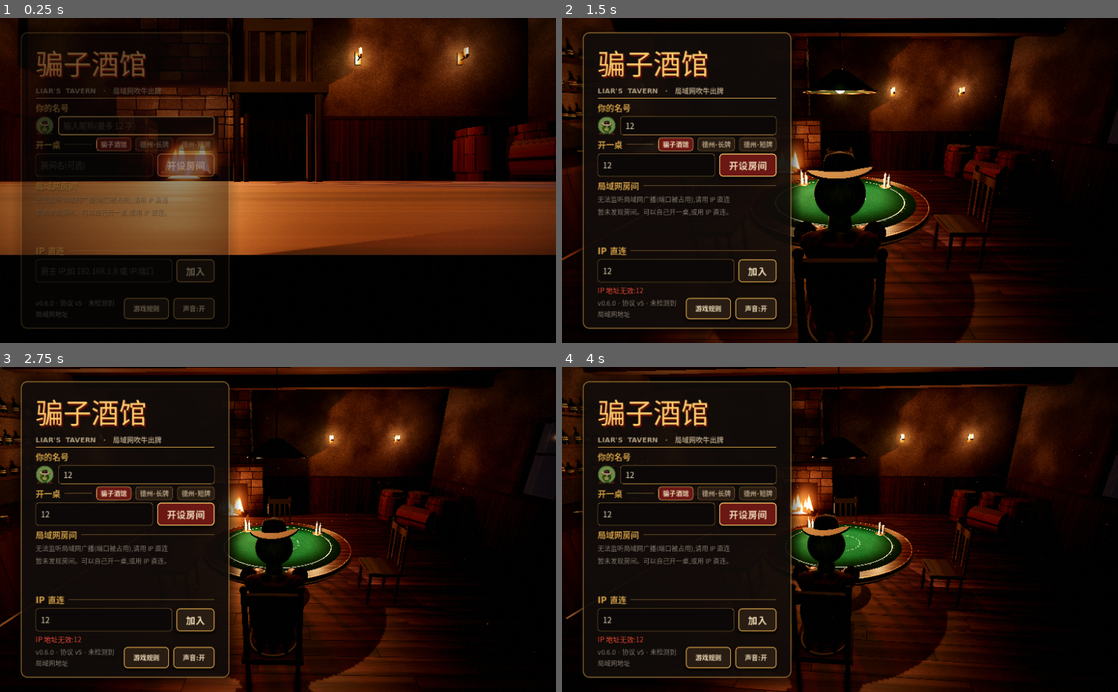
Above: before the commit, frames 1-4 (two rows, left to right).
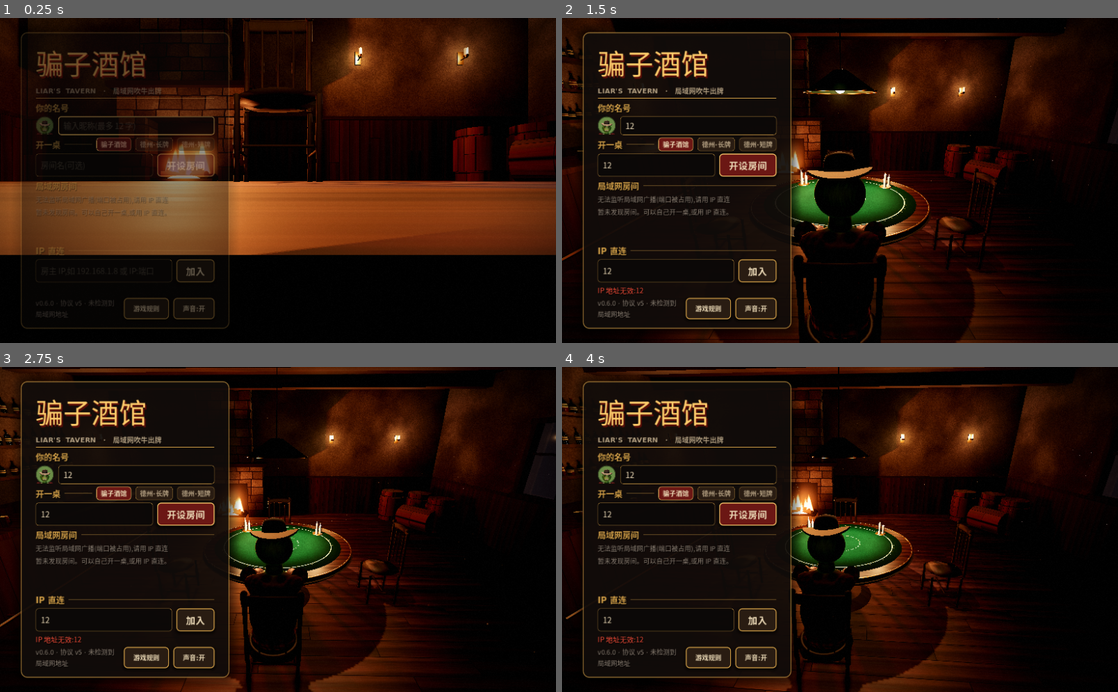
Above: after the commit, the same moments.

Repository: BoAsir/liars-tavern
Game: Godot game, scene res://src/ui/main.tscn
Two runs of this game, one before a commit and one after it. Both use one fixed random seed, a clock stepped at 60 frames per second and the inputs below.
Inputs (mouse positions are in pixels of both pictures, inside the frame that each line leads up to):
- Up to frame 1 (0.25 s): no input
- Up to frame 2 (1.5 s): click (701, 125) at 0.52 s; type "12" at 0.6 s; click (656, 164) at 0.75 s; type "12" at 0.83 s; click (667, 271) at 0.98 s; type "12" at 1.07 s; tap Enter (ui_accept) at 1.25 s; move the mouse to (962, 164) at 1.27 s; hold Right (ui_right) from 1.28 s (still down); hold Shift from 1.28 s (still down); click (962, 164) at 1.42 s
- Up to frame 3 (2.75 s): tap Enter (ui_accept) at 1.52 s; release Right (ui_right) at 2 s; release Shift at 2 s; drag from (166, 545) to (250, 594) at 2.02 s
- Up to frame 4 (4 s): move the mouse to (895, 458) at 2.77 s; hold Right (ui_right) 2.78-3.5 s; tap Ctrl at 2.85 s; drag from (812, 594) to (673, 480) at 3.52 s

The runs differ from the first frame. In frame 1, 1.2% of the frame differs, in the area x 40-60%, y 0-51%; in frame 2, 1.0%; in frame 3, 0.7%; in frame 4, 0.6%.

Commit message:
feat: 椅子改为共享车削温莎椅(鞍形座面、车削腿与靠背柱、三根纺锤杆、弧形顶梁、横撑;布局尺寸不变,1284 面;竖直木件木纹顺长度走)
Co-Authored-By: Claude Opus 5.5 <noreply@anthropic.com>

Diff:
--- /dev/null
+++ b/src/world/chair_builder.gd
@@ -0,0 +1,82 @@
+class_name ChairBuilder
+# 酒客的椅子:车削温莎椅(圆润鞍形座面、收腰圆头的车削腿与靠背柱、三根纺锤靠背杆、弧形顶梁、腿间横撑)。
+# 所有酒客与主菜单空椅子共用一份网格(自动实例化),木纹按每根木件自己的方向走。
+# 布局尺寸沿用旧椅子(尾巴走法、测试、出局姿势都依赖它们),公开成常量。
+
+const SEAT_Y := Vector2(0.425, 0.475)    # 座面底、座面顶
+const SEAT_HALF_X := 0.24
+const SEAT_Z := Vector2(-0.08, 0.36)
+const FRONT_LEG_Z := -0.04
+const BACK_LEG_Z := 0.32
+const LEG_X := 0.2
+const LEG_RADIUS := 0.022
+const POST_Z := 0.34                     # 靠背柱
+const BACK_GAP_TOP := 0.53               # 靠背杆底端:座面与靠背之间留 5.5 cm 的缝(细尾巴从这里穿出)
+const TOP := 1.1
+const GRAIN_ALONG_Y := Basis(Vector3.BACK, PI / 2.0)   # 把部件的竖直方向转到木纹方向(预设 dark 的纹理沿 X)
+
+
+static func mesh() -> ArrayMesh:
+	return MeshForge.cached("chair", recipe, {&"main": WorldMaterials.wood("dark", true)})
+
+
+static func recipe(f: MeshForge) -> void:
+	f.part_space = true
+	# 座面:扁椭球平滑并集,前缘圆、后部略微兜起
+	f.part_basis = Basis.IDENTITY
+	f.seed = 0.1
+	var seat_mid := (SEAT_Y.x + SEAT_Y.y) * 0.5
+	var half := (SEAT_Y.y - SEAT_Y.x) * 0.5
+	f.blob(Vector3(0, seat_mid, 0.14), [[Vector3(0, seat_mid, 0.14), Vector3(SEAT_HALF_X, half, 0.22), Color.WHITE],
+		[Vector3(0, seat_mid + 0.004, 0.3), Vector3(0.2, half * 0.9, 0.07), Color.WHITE]], 20, 8, 0.012)
+	# 四条车削腿与横撑
+	f.part_basis = GRAIN_ALONG_Y
+	for x in [-LEG_X, LEG_X]:
+		for z in [FRONT_LEG_Z, BACK_LEG_Z]:
+			f.seed = 0.2 + x + z
+			f.lathe(_turned(SEAT_Y.x + 0.002, 0.016, LEG_RADIUS), 7, PackedInt32Array(), MeshForge.xf(Vector3(x, 0, z)))
+		f.seed = 0.4 + x
+		f.cylinder(0.009, 0.009, BACK_LEG_Z - FRONT_LEG_Z, 8, MeshForge.CAPS_NONE,
+			MeshForge.xf(Vector3(x, 0.16, (FRONT_LEG_Z + BACK_LEG_Z) * 0.5), Vector3(90, 0, 0)))
+	f.seed = 0.5
+	f.cylinder(0.009, 0.009, LEG_X * 2.0, 8, MeshForge.CAPS_NONE, MeshForge.xf(Vector3(0, 0.2, (FRONT_LEG_Z + BACK_LEG_Z) * 0.5), Vector3(0, 0, 90)))
+	# 靠背柱(顶端圆头)与三根纺锤杆
+	for x in [-LEG_X, LEG_X]:
+		f.seed = 0.6 + x
+		var post := PackedVector2Array([Vector2(0.0, 0.0), Vector2(0.02, 0.0), Vector2(0.016, 0.3),
+			Vector2(0.02, 0.5), Vector2(0.016, 0.56), Vector2(0.0, 0.56)])
+		f.lathe(post, 8, PackedInt32Array(), MeshForge.xf(Vector3(x, SEAT_Y.y - 0.02, POST_Z)))
+		f.sphere(0.028, 6, MeshForge.xf(Vector3(x, SEAT_Y.y + 0.57, POST_Z)))
+	for x in [-0.1, 0.0, 0.1]:
+		f.seed = 0.8 + x
+		var spindle := PackedVector2Array([Vector2(0.0, 0.0), Vector2(0.008, 0.0), Vector2(0.013, 0.2), Vector2(0.008, 0.44),
+			Vector2(0.0, 0.44)])
+		f.lathe(spindle, 6, PackedInt32Array(), MeshForge.xf(Vector3(x, BACK_GAP_TOP, POST_Z + 0.005)))
+	# 弧形顶梁:两柱之间往后弯
+	f.part_basis = Basis.IDENTITY
+	f.seed = 0.9
+	var rail := PackedVector3Array()
+	var radii := PackedVector2Array()
+	for i in 5:
+		var t := i / 4.0
+		rail.append(Vector3(lerpf(-LEG_X - 0.02, LEG_X + 0.02, t), 0.995 + sin(t * PI) * 0.012, POST_Z + 0.004 + sin(t * PI) * 0.03))
+		radii.append(Vector2(0.045, 0.016))
+	f.loft(rail, radii, 6, Vector2i(1, 1), Transform3D.IDENTITY, PackedColorArray(), Vector2(-1, -1), Vector3.UP)
+
+
+static func _turned(height: float, thin: float, thick: float) -> PackedVector2Array:
+	# 车削腿的轮廓(自下而上):脚头、收腰、鼓腹、颈、顶端
+	return PackedVector2Array([Vector2(0.0, 0.0), Vector2(thin * 1.1, 0.0), Vector2(thin * 0.85, height * 0.25),
+		Vector2(thick, height * 0.5), Vector2(thin * 0.9, height * 0.8), Vector2(thick * 0.85, height), Vector2(0.0, height)])
+
+
+static func solids() -> Array:
+	# 给「不穿椅子」的测试:[["box", 中心, 半尺寸] 或 ["cyl", 底中心, 半径, 高]]
+	var out := [["box", Vector3(0, (SEAT_Y.x + SEAT_Y.y) * 0.5, (SEAT_Z.x + SEAT_Z.y) * 0.5),
+		Vector3(SEAT_HALF_X, (SEAT_Y.y - SEAT_Y.x) * 0.5, (SEAT_Z.y - SEAT_Z.x) * 0.5)]]
+	for x in [-LEG_X, LEG_X]:
+		for z in [FRONT_LEG_Z, BACK_LEG_Z]:
+			out.append(["cyl", Vector3(x, 0, z), LEG_RADIUS, SEAT_Y.x])
+		out.append(["cyl", Vector3(x, SEAT_Y.y, POST_Z), LEG_RADIUS, TOP - SEAT_Y.y])
+	out.append(["box", Vector3(0, (BACK_GAP_TOP + TOP) * 0.5, POST_Z), Vector3(0.12, (TOP - BACK_GAP_TOP) * 0.5, 0.015)])
+	return out
--- a/src/world/mesh_forge.gd
+++ b/src/world/mesh_forge.gd
@@ -6,7 +6,8 @@
 # 旧基础体逐顶点复刻 Godot 的 PrimitiveMesh(运行时读 PrimitiveMesh 的数组在 Metal 上要从 GPU 回读,每次约 1.2 ms)。
 # 配方(recipe: func(f: MeshForge))只用 MeshForge 的方法加数学运算:不建 Node/Resource、不用全局 randf()、不碰 autoload。
 
-const CAPS_TOP := 1      # 与 MeshKit.CAPS_* 取值一致
+const CAPS_NONE := 0     # 与 MeshKit.CAPS_* 取值一致
+const CAPS_TOP := 1
 const CAPS_BOTTOM := 2
 const CAPS_BOTH := 3
 const CUSTOM0_FORMAT := Mesh.ARRAY_CUSTOM_RGBA_FLOAT << Mesh.ARRAY_FORMAT_CUSTOM0_SHIFT
@@ -20,6 +21,7 @@
 var rough := 0.7
 var metal := 0.0
 var part_space := false
+var part_basis := Basis.IDENTITY   # part_space 时先把部件局部坐标转一下再写(竖直的车削件让木纹顺着长度走)
 var seed := 0.0
 var write_custom := false     # true:CUSTOM0 写 custom(酒客网格:材质类, 摆动权重, 种子, 透光)
 var custom := Vector4.ZERO
@@ -719,7 +721,8 @@
 			if not customs.is_empty():
 				s.custom0.append_array([customs[k * 4], customs[k * 4 + 1], customs[k * 4 + 2], customs[k * 4 + 3]])
 			elif part_space:
-				s.custom0.append_array([points[k].x, points[k].y, points[k].z, seed])
+				var q := part_basis * points[k]
+				s.custom0.append_array([q.x, q.y, q.z, seed])
 			elif write_custom:
 				s.custom0.append_array([custom.x, custom.y, custom.z, custom.w])
 			else:
--- a/src/world/patron_parts.gd
+++ b/src/world/patron_parts.gd
@@ -122,12 +122,12 @@
 
 
 static func chair_mesh() -> ArrayMesh:
-	return MeshForge.cached("chair", chair_recipe, {&"main": WorldMaterials.wood("dark", true)})
+	return ChairBuilder.mesh()
 
 
 static func forge_jobs(first := -1) -> Array:
 	# 启动时后台预建:所有物种的部件 + 椅子(材质在主线程先建好);first 指定的物种排最前面
-	var jobs := [["chair", chair_recipe, {&"main": WorldMaterials.wood("dark", true)}]]
+	var jobs := [["chair", ChairBuilder.recipe, {&"main": WorldMaterials.wood("dark", true)}]]
 	var order := range(SPECIES.size())
 	if first >= 0 and first < SPECIES.size():
 		order.erase(first)
@@ -138,16 +138,3 @@
 		for part in PARTS:
 			jobs.append([part_key(spec, part), table[part], {&"main": part_material(part)}])
 	return jobs
-
-
-static func chair_recipe(f: MeshForge) -> void:
-	f.part_space = true   # 木纹按每根木件自己的局部坐标算,和合并前一样
-	f.box(Vector3(0.48, 0.05, 0.44), MeshForge.xf(Vector3(0, 0.45, 0.14)))
-	for x in [-0.2, 0.2]:
-		for z in [-0.04, 0.32]:
-			f.cylinder(0.02, 0.018, 0.45, 8, MeshForge.CAPS_BOTH, MeshForge.xf(Vector3(x, 0.225, z)))
-		f.cylinder(0.022, 0.022, 0.62, 8, MeshForge.CAPS_BOTH, MeshForge.xf(Vector3(x, 0.76, 0.34)))
-		f.sphere(0.03, 10, MeshForge.xf(Vector3(x, 1.08, 0.34)))
-	f.box(Vector3(0.44, 0.09, 0.035), MeshForge.xf(Vector3(0, 1.0, 0.34)))
-	for x in [-0.1, 0.0, 0.1]:
-		f.box(Vector3(0.035, 0.42, 0.02), MeshForge.xf(Vector3(x, 0.74, 0.34)))
--- /dev/null
+++ b/tests/test_chair_builder.gd
@@ -0,0 +1,42 @@
+extends GutTest
+# 车削温莎椅:布局尺寸沿用旧椅子(尾巴走法、出局姿势、测试都依赖),所有酒客共用一份网格,面数有上限。
+
+
+func _arrays() -> Array:
+	return MeshForge.run(ChairBuilder.recipe)[&"main"]
+
+
+func test_layout_matches_the_old_chair():
+	var v: PackedVector3Array = _arrays()[Mesh.ARRAY_VERTEX]
+	var seat_top := -INF
+	var top := -INF
+	var max_x := 0.0
+	for p in v:
+		if absf(p.x) < 0.15 and p.z > 0.0 and p.z < 0.28:
+			seat_top = maxf(seat_top, p.y) if p.y < 0.6 else seat_top
+		top = maxf(top, p.y)
+		max_x = maxf(max_x, absf(p.x))
+	assert_almost_eq(seat_top, ChairBuilder.SEAT_Y.y, 0.006, "座面顶")
+	assert_lte(top, ChairBuilder.TOP, "顶不高过 1.1 m")
+	assert_lte(max_x, 0.26, "没有扶手,宽度不超过 0.26")
+
+
+func test_backrest_leaves_a_gap_above_the_seat_for_thin_tails():
+	# 座面顶到靠背杆底之间,在 |x| ≤ 0.12、靠背杆所在的 z 附近不能有木头
+	for p: Vector3 in _arrays()[Mesh.ARRAY_VERTEX]:
+		if absf(p.x) <= 0.12 and absf(p.z - ChairBuilder.POST_Z) < 0.03:
+			assert_false(p.y > ChairBuilder.SEAT_Y.y + 0.003 and p.y < ChairBuilder.BACK_GAP_TOP - 0.001, "缝里有木头:%s" % p)
+	assert_gte(ChairBuilder.BACK_GAP_TOP - ChairBuilder.SEAT_Y.y, 0.055)
+
+
+func test_triangle_budget_and_one_shared_mesh():
+	var idx: PackedInt32Array = _arrays()[Mesh.ARRAY_INDEX]
+	assert_lte(idx.size() / 3, 1300, "椅子 ≤1300 面")
+	assert_same(ChairBuilder.mesh(), ChairBuilder.mesh())
+	assert_same(PatronParts.chair_mesh(), ChairBuilder.mesh())
+
+
+func test_solids_cover_seat_legs_posts_and_slats():
+	var solids := ChairBuilder.solids()
+	assert_eq(solids.filter(func(s): return s[0] == "cyl").size(), 6, "4 条腿 + 2 根靠背柱")
+	assert_eq(solids.filter(func(s): return s[0] == "box").size(), 2, "座面 + 靠背杆")
Not shown, added: src/world/chair_builder.gd.uid
Not shown, added: tests/test_chair_builder.gd.uid
